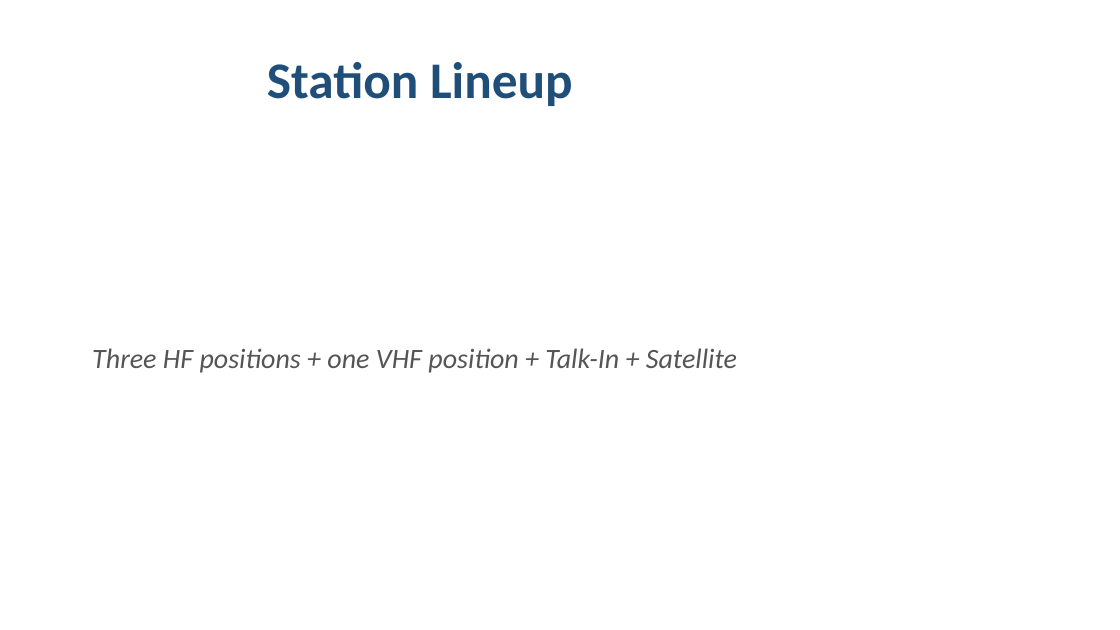
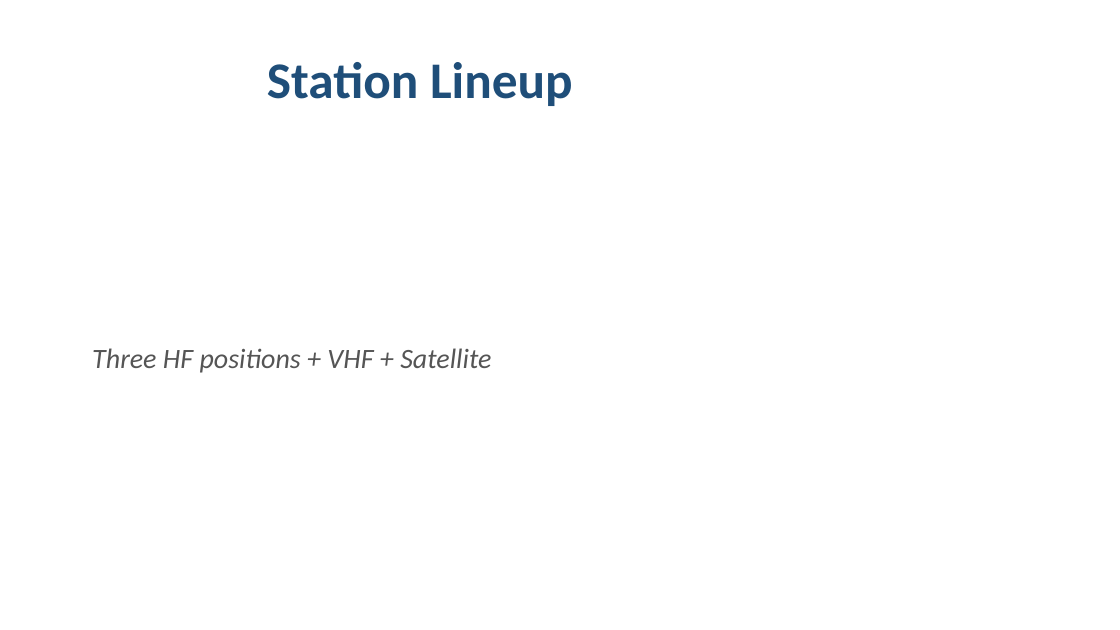
Before and after one commit to ny4i/pinellas-field-day, a slide deck: slide 7 of site-setup/2026-field-day-presentation.pptx (slide 6 before the commit). Drawn at 1120x630 pixels with LibreOffice and Linux fonts; fonts in the diff are those of the drawing. Boxes give left, top, right and bottom in pixels: in the first picture for what was removed or moved away, otherwise in the second. Text is boxed around its words. In the diff, an @@ line names an element or a change of style, - is before the commit and + after.

```diff
--- a/site-setup/2026-field-day-presentation.pptx
+++ b/site-setup/2026-field-day-presentation.pptx
@@ text at box(92, 348, 491, 373): text changed @@
-Three HF positions + one VHF position + Talk-In + Satellite
+Three HF positions + VHF + Satellite
```
Also in this commit, not shown: 14 other slides changed, 8 slides added, 1 other file.
